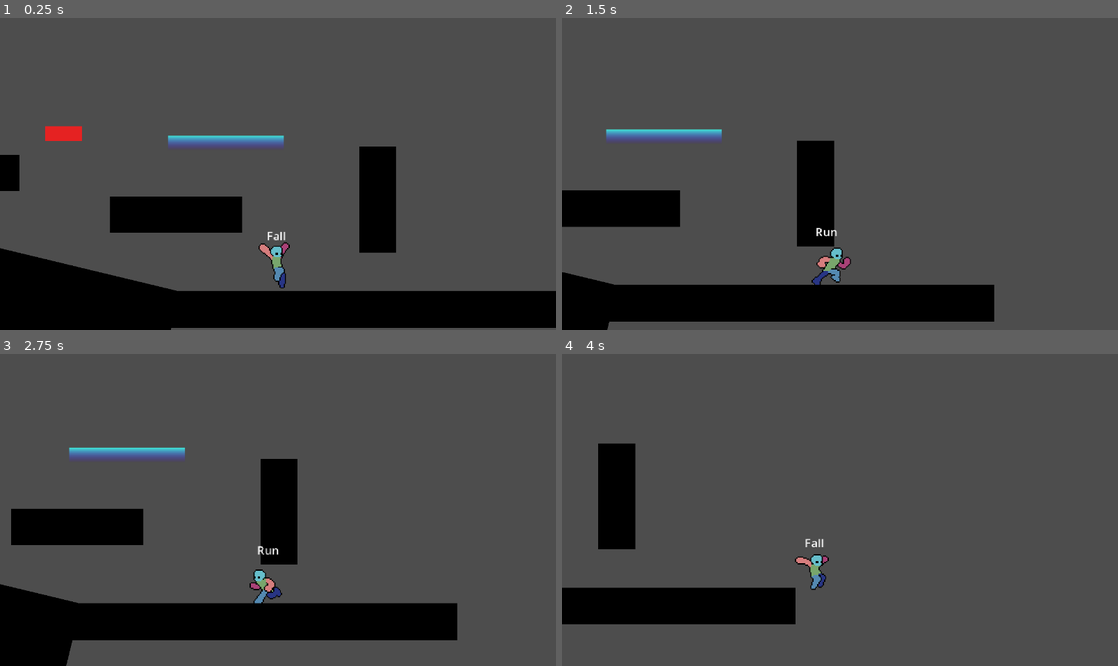
Above: before the commit, frames 1-4 (two rows, left to right).
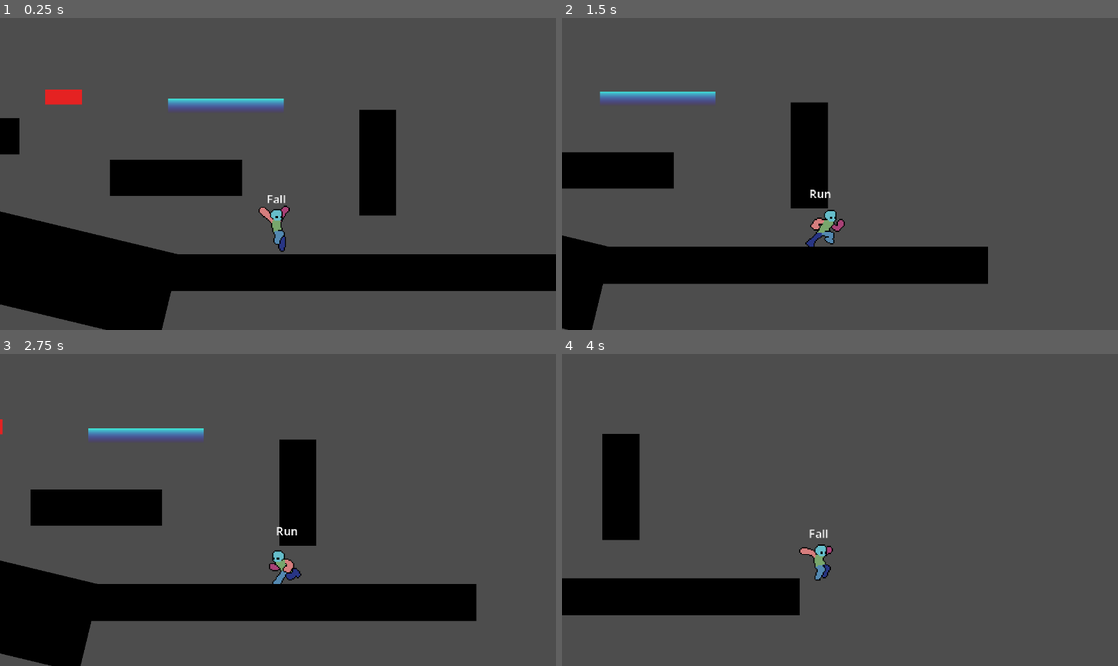
Above: after the commit, the same moments.

Repository: TianJunShi1/harry-forge
Game: Godot game, scene res://playground.tscn
Two runs of this game, one before a commit and one after it. Both use one fixed random seed, a clock stepped at 60 frames per second and the inputs below.
Inputs:
- Up to frame 1 (0.25 s): no input
- Up to frame 2 (1.5 s): hold Space (jump) 0.53-1.28 s; hold D (right) from 0.53 s (still down); tap Shift (run) at 1.35 s
- Up to frame 3 (2.75 s): tap Space (jump) at 1.52, 1.55, 1.82 s; release D (right) at 2.03 s; hold A (left) from 2.03 s (still down); hold Space (jump) from 2.03 s (still down)
- Up to frame 4 (4 s): release A (left) at 2.78 s; release Space (jump) at 2.78 s; hold D (right) from 2.78 s (still down); tap Shift (run) at 2.85 s; tap Space (jump) at 3.02, 3.05, 3.32 s; hold Space (jump) from 3.53 s (still down)

The runs differ from the first frame. In frame 1, 32% of the frame differs, in the area x 0-100%, y 22-100%; in frame 2, 26%; in frame 3, 18%; in frame 4, 4.2%.

Commit message:
#4月23日 摄像机优化 testblock上传

Diff:
--- /dev/null
+++ b/Level/00_chapter1/01.tscn
@@ -0,0 +1,8 @@
+[gd_scene format=3 uid="uid://n23ibv17xmuk"]
+
+[ext_resource type="TileSet" uid="uid://ttxdyeaie8lc" path="res://Level/tileset/Test_Block.tres" id="1_qyxhl"]
+
+[node name="01" type="Node2D" unique_id=159589538]
+
+[node name="TileMapLayer" type="TileMapLayer" parent="." unique_id=683939103]
+tile_set = ExtResource("1_qyxhl")
--- /dev/null
+++ b/Level/tileset/Test_Block.tres
@@ -0,0 +1,15 @@
+[gd_resource type="TileSet" format=3 uid="uid://ttxdyeaie8lc"]
+
+[ext_resource type="Texture2D" uid="uid://lubmt3dg0p6s" path="res://Level/tileset/sprites/testblock.png" id="1_76f8w"]
+
+[sub_resource type="TileSetAtlasSource" id="TileSetAtlasSource_5doca"]
+texture = ExtResource("1_76f8w")
+texture_region_size = Vector2i(32, 32)
+0:0/0 = 0
+1:0/0 = 0
+0:1/0 = 0
+1:1/0 = 0
+
+[resource]
+tile_size = Vector2i(32, 32)
+sources/1 = SubResource("TileSetAtlasSource_5doca")
--- a/Player/Scripts/player.gd
+++ b/Player/Scripts/player.gd
@@ -4,51 +4,78 @@
 var current_state : Playerstate
 var previous_state : Playerstate
 var all_states : Array[Playerstate] = []
-@export var initial_state : Playerstate  # 【修改】明确指定初始状态，不再依赖节点顺序
+@export var initial_state : Playerstate  # 明确指定初始状态，不再依赖节点顺序
 #endregion
 
 #region /// 🏃 Standard Variables (基础移动与输入)
 var direction : Vector2 = Vector2.ZERO
-const INPUT_DEADZONE : float = 0.1  # 【新增】统一输入死区阈值，防止手柄漂移
-
-# --- 共享移动参数（供各状态读取，避免重复定义）---
-var air_speed : float = 160.0      # 【新增】空中水平速度，统一供 Jump/Fall 使用
-var jump_velocity : float = -380.0 # 【新增】跳跃初速度，统一供 Jump 及未来二段跳等状态使用
-
-# --- 重力与手感调整参数 ---
+const INPUT_DEADZONE : float = 0.1  # 统一输入死区阈值，防止手柄漂移
+
+# 共享移动参数（供各状态读取，避免重复定义）
+var air_speed : float = 160.0       # 空中水平速度，统一供 Jump/Fall 使用
+var jump_velocity : float = -380.0  # 跳跃初速度，统一供 Jump 及未来二段跳等状态使用
+
+# 重力与手感调整参数
 var gravity : float = 900.0
-var fall_gravity_multiplier : float = 1.8 # 下落时的重力倍数（放大重力加速坠落）
-var max_fall_speed : float = 600.0        # 最大下落速度（防止穿透平台）
-
-# --- 土狼时间 ---
-# 在地面时持续重置计时器，离地后自然倒数，Fall 状态直接检查剩余时间
-var coyote_timer : float = 0.0        # 土狼时间倒计时，大于 0 表示仍在土狼时间窗口内
-var coyote_duration : float = 0.15    # 土狼时间窗口长度（秒）
+var fall_gravity_multiplier : float = 1.8  # 下落时的重力倍数（放大重力加速坠落）
+var max_fall_speed : float = 600.0         # 最大下落速度（防止穿透平台）
+
+# 土狼时间（在地面时持续重置计时器，离地后自然倒数）
+var coyote_timer : float = 0.0      # 土狼时间倒计时，大于 0 表示仍在土狼时间窗口内
+var coyote_duration : float = 0.15  # 土狼时间窗口长度（秒）
 #endregion
 
 #region /// 🎨 Animation Variables (动画节点，统一由 Player 持有)
-@onready var anim : AnimatedSprite2D = $AnimatedSprite2D  # 【新增】统一动画引用，各状态通过 player.anim 访问
+@onready var anim : AnimatedSprite2D = $AnimatedSprite2D  # 各状态通过 player.anim 访问
 #endregion
 
-#region /// 🎬 Camera Variables (摄影机预视系统)
-@export_group("Camera Look Ahead")
-@export var look_ahead_distance_x: float = 50.0      # 水平看多远
-@export var horizontal_deadzone_speed: float = 90.0   # 水平死区阈值（速度大于此值才允许镜头掉头）
-@export var horizontal_return_speed: float = 2.0      # 【新增】停下后镜头回中的速度（越小越慢）
-@export var manual_look_up: float = -20.0             # 手动抬头时的独立偏移量（负数向上）
-@export var manual_look_down: float = 20.0            # 手动低头时的独立偏移量（正数向下）
-@export var camera_smooth_speed: float = 1.0          # 镜头整体跟随速度（lerp 权重基数）
-@export var vertical_smooth_speed: float = 3.0        # 垂直方向单独平滑速度，减缓跳跃时上下浮动
-@export var vertical_deadzone: float = 40.0           # 【新增】垂直软区大小（像素）。角色在此范围内时镜头不追
-@export var vertical_look_delay: float = 0.3          # 按住多久才开始抬头/低头
+#region /// 🎬 Camera Variables (摄影机系统)
+# 注意：
+# 这份脚本已经完整接管镜头平滑，
+# 请确保 Camera2D 自带的 position_smoothing_enabled 是关闭的。
+
+@export_group("Camera / Horizontal")
+@export var look_ahead_distance_x: float = 20.0       # 水平前视距离（更柔和）
+@export var horizontal_deadzone_speed: float = 110.0  # 速度超过此值才触发方向记忆
+@export var horizontal_turn_speed: float = 3.0        # 转向时前视切换速度（越大越快）
+@export var horizontal_return_speed: float = 0.9      # 停下后回中速度（越小越慢）
+@export var camera_follow_speed_x: float = 4.0        # 水平摄影机整体跟随速度
+
+@export_group("Camera / Vertical")
+@export var vertical_deadzone_up: float = 5.0        # 向上软区大小（小跳更不容易触发）
+@export var vertical_deadzone_down: float = 5.0      # 向下软区大小（略大一点，更容易看到脚下）
+@export var grounded_recenter_speed: float = 1.0      # 落地后锚点归位速度（更柔和，不会明显被拉回）
+@export var camera_follow_speed_y: float = 3.0        # 垂直摄影机整体跟随速度
+@export var max_vertical_auto_offset: float = 52.0    # 自动垂直偏移的最大值（防止大落差时镜头飞太远）
+
+@export_group("Camera / Manual Look")
+@export var manual_look_up: float = -14.0             # 手动抬头偏移量（负数向上）
+@export var manual_look_down: float = 16.0            # 手动低头偏移量（正数向下）
+@export var vertical_look_delay: float = 0.30         # 按住多久才触发手动抬头/低头（秒）
+
+@export_group("Camera / Air & Fall Assist")
+@export var grounded_return_delay: float = 0.12       # 落地后延迟多久才允许水平回中
+@export var fall_look_speed_threshold: float = 220.0  # 明显下落时才额外往下看
+@export var fall_look_max_offset: float = 26.0        # 高速下落时额外往下看的最大距离
+@export var fall_look_blend_speed: float = 4.5        # 下落额外下看的进入/退出速度
 
 @onready var camera_target: Marker2D = $CameraTarget
+
 var base_camera_position: Vector2       # 记录编辑器里 Marker2D 的初始位置
-var _last_facing_x: float = 0.0        # 【修改】初始值改为 0，停止时回中而非默认偏右
-var _facing_x_target: float = 0.0     # 【新增】水平朝向的目标值，用 lerp 平滑过渡而非瞬切
-var _vertical_look_timer: float = 0.0  # 垂直预视的蓄力计时器
-var _current_vertical_offset: float = 0.0  # 当前垂直偏移的平滑中间值
-var _camera_anchor_y: float = 0.0     # 【新增】垂直软区的锚点，只有超出软区才更新
+
+# 水平方向状态
+var _look_ahead_sign: float = 0.0       # 当前水平前视的平滑值（-1 到 1）
+var _facing_x_target: float = 0.0       # 水平前视的目标值
+var _grounded_return_timer: float = 0.0 # 地面停留多久后才允许水平回中
+
+# 垂直方向状态
+var _vertical_look_timer: float = 0.0   # 手动上下看的蓄力计时器
+var _camera_anchor_world_y: float = 0.0 # 垂直软区锚点（世界坐标）
+var _fall_look_offset: float = 0.0      # 当前“额外下看”偏移
+
+# 最终叠加到 CameraTarget 本地位置上的平滑偏移
+var _camera_offset_x: float = 0.0
+var _camera_offset_y: float = 0.0
 #endregion
 
 @onready var states_node: Node = $states
@@ -59,8 +86,8 @@
 	if camera_target:
 		base_camera_position = camera_target.position
 
-	# 锚点用世界坐标初始化，和后续 player_y 保持同一坐标系
-	_camera_anchor_y = global_position.y
+	# 垂直软区锚点使用世界坐标初始化
+	_camera_anchor_world_y = global_position.y
 
 	initialize_states()
 
@@ -69,15 +96,13 @@
 		change_state(current_state.handle_input(event))
 
 func _physics_process(delta: float) -> void:
-	# 【修改】update_direction 移到物理帧开头，保证本帧输入和物理逻辑同步
+	# update_direction 在物理帧开头，保证本帧输入和物理逻辑同步
 	update_direction()
 
-	# 【核心修改区：不对称重力】
-	if velocity.y > 0:
-		# 正在下落
+	# 不对称重力：下落比上升更快，增强平台游戏手感
+	if velocity.y > 0.0:
 		velocity.y += gravity * fall_gravity_multiplier * delta
 	else:
-		# 正在上升
 		velocity.y += gravity * delta
 
 	# 限制终端速度
@@ -89,29 +114,26 @@
 
 	move_and_slide()
 
-	# 【修改】move_and_slide 之后更新土狼计时器
+	# 土狼时间：在地面时持续重置，离地后倒数
 	if is_on_floor():
-		# 在地面时持续重置，保证土狼时间窗口从"离地那一刻"才开始倒数
 		coyote_timer = coyote_duration
 	else:
-		# 离地后倒数，归零后土狼时间失效
 		coyote_timer = max(coyote_timer - delta, 0.0)
 
-	# 🎬 在物理移动完成后，更新摄影机逻辑
-	_update_vertical_look_timer(delta) # 处理按住按键的计时逻辑
-	_update_camera_look_ahead(delta)
+	_update_vertical_look_timer(delta)
+	_update_camera(delta)
 
 func _process(delta: float) -> void:
-	# 【修改】update_direction 已移到 _physics_process，这里只保留渲染帧状态更新
 	if current_state:
 		change_state(current_state.process(delta))
 
 # ==========================================
-# 🎬 摄影机计时核心逻辑
+# 🎬 摄影机核心逻辑
 # ==========================================
 func _update_vertical_look_timer(delta: float) -> void:
-	# 只有在地面且没有产生较大水平移动时，才允许蓄力看上下
-	if is_on_floor() and abs(velocity.x) < 10.0:
+	# 只有在地面、几乎静止时，才允许蓄力手动抬头/低头
+	# 这样跑动和跳跃过程中不会误触发上下看
+	if is_on_floor() and abs(velocity.x) < 10.0 and abs(velocity.y) < 5.0:
 		if abs(direction.y) > 0.5:
 			_vertical_look_timer += delta
 		else:
@@ -119,76 +141,110 @@
 	else:
 		_vertical_look_timer = 0.0
 
-# ==========================================
-# 🎬 摄影机预视核心逻辑
-# ==========================================
-func _update_camera_look_ahead(delta: float) -> void:
+func _update_camera(delta: float) -> void:
 	if not camera_target:
 		return
 
-	# 以记录的基准位置为起点
-	var target_offset = base_camera_position
-
-	# -----------------------------------------------
-	# 1. 水平预视（带死区、朝向记忆、停下回中）
-	# -----------------------------------------------
-	# 【逻辑说明】
-	# 原来：速度超阈值就记录朝向，然后永远保持那个方向的偏置
-	# 现在：速度超阈值时，把"目标朝向"设为当前方向（1或-1）
-	#       速度低于阈值时，目标朝向归零（回中）
-	#       用 lerp 平滑过渡，避免镜头瞬间切换
-	# 为什么这样做：停下来时镜头慢慢回中，给玩家更自然的构图感
-	# 追逐场景里一直跑，目标朝向始终是运动方向，前视效果完整保留
+	var player_y := global_position.y
+
+	# -----------------------------
+	# 1. 水平前视（带死区、空中保持、落地延迟回中）
+	# -----------------------------
+	# 目标：
+	# 1) 跑动时正常保留前视
+	# 2) 跳起和空中阶段不要突然回中
+	# 3) 落地后也不要立刻回中，避免“镜头从前方回拉”的感觉
 	if abs(velocity.x) > horizontal_deadzone_speed:
+		# 速度足够大，正常记录当前朝向
 		_facing_x_target = sign(velocity.x)
-	else:
-		# 速度低于阈值，目标回中（0 = 居中，不偏任何一侧）
-		_facing_x_target = 0.0
-
-	# 用 lerp 平滑过渡朝向值，避免镜头"啪"地跳到另一侧
-	var t_facing := minf(horizontal_return_speed * delta, 1.0)
-	_last_facing_x = lerp(_last_facing_x, _facing_x_target, t_facing)
-	target_offset.x += _last_facing_x * look_ahead_distance_x
-
-	# -----------------------------------------------
+		_grounded_return_timer = 0.0
+	elif not is_on_floor():
+		# 空中时：保留最后一次有效朝向，不回中
+		_grounded_return_timer = 0.0
+	else:
+		# 在地面且速度不够高时，不是立刻回中，而是先计时
+		_grounded_return_timer += delta
+
+		# 只有真的在地面上停了一小会儿，才开始回中
+		if _grounded_return_timer >= grounded_return_delay:
+			_facing_x_target = 0.0
+
+	# 转向和回中的速度不同，能减少“镜头被拽回来”的感觉
+	var facing_speed := horizontal_turn_speed if _facing_x_target != 0.0 else horizontal_return_speed
+	_look_ahead_sign = _smooth_value(_look_ahead_sign, _facing_x_target, facing_speed, delta)
+
+	var target_horizontal_offset := _look_ahead_sign * look_ahead_distance_x
+
+	# -----------------------------
 	# 2. 垂直软区（Soft Zone）
-	# -----------------------------------------------
-	# 【修正】统一使用世界坐标
-	# player_y 和 _camera_anchor_y 都是世界坐标，差值 vertical_drift 就是像素偏移
-	# 可以安全叠加到 target_offset.y 上，坐标系完全一致
-	var player_y := global_position.y
-
-	if player_y < _camera_anchor_y - vertical_deadzone:
-		# 角色跑到软区上方，锚点跟上去
-		_camera_anchor_y = player_y + vertical_deadzone
-	elif player_y > _camera_anchor_y + vertical_deadzone:
-		# 角色跑到软区下方，锚点跟下去
-		_camera_anchor_y = player_y - vertical_deadzone
-
-	# drift = 角色当前位置超出锚点的量，软区内时为 0，超出时等于超出的像素数
-	var vertical_drift := player_y - _camera_anchor_y
-
-	# 3. 手动抬头/低头（在软区基础上叠加，保持现有功能）
-	var target_vertical_offset: float = vertical_drift
+	# -----------------------------
+	# 空中：只有超出软区才移动锚点，小跳时镜头几乎不动
+	# 地面：锚点缓慢归位到角色当前高度，解决跳上高台后角色长期偏下的问题
+	# 上下软区大小独立设置，因为向上跳和向下落的需求不同
 	if is_on_floor():
-		if _vertical_look_timer >= vertical_look_delay:
-			if direction.y < -0.5:
-				target_vertical_offset += manual_look_up
-			elif direction.y > 0.5:
-				target_vertical_offset += manual_look_down
-
-	# 4. 垂直方向平滑插值，避免锚点跳动时镜头硬切
-	var t_vertical := minf(vertical_smooth_speed * delta, 1.0)
-	_current_vertical_offset = lerp(_current_vertical_offset, target_vertical_offset, t_vertical)
-	target_offset.y += _current_vertical_offset
-
-	# 5. 避免目标没有变化时产生无意义的计算
-	if camera_target.position.is_equal_approx(target_offset):
-		return
-
-	# 6. 整体平滑跟随
-	var t := minf(camera_smooth_speed * delta, 1.0)
-	camera_target.position = camera_target.position.lerp(target_offset, t)
+		_camera_anchor_world_y = _smooth_value(
+			_camera_anchor_world_y,
+			player_y,
+			grounded_recenter_speed,
+			delta
+		)
+	else:
+		if player_y < _camera_anchor_world_y - vertical_deadzone_up:
+			_camera_anchor_world_y = player_y + vertical_deadzone_up
+		elif player_y > _camera_anchor_world_y + vertical_deadzone_down:
+			_camera_anchor_world_y = player_y - vertical_deadzone_down
+
+	# 自动垂直偏移，限制最大值，避免镜头在大落差时飞太远
+	var auto_vertical_offset := clampf(
+		player_y - _camera_anchor_world_y,
+		-max_vertical_auto_offset,
+		max_vertical_auto_offset
+	)
+
+	# -----------------------------
+	# 3. 手动抬头/低头
+	# -----------------------------
+	var manual_vertical_offset := 0.0
+	if is_on_floor() and _vertical_look_timer >= vertical_look_delay:
+		if direction.y < -0.5:
+			manual_vertical_offset = manual_look_up
+		elif direction.y > 0.5:
+			manual_vertical_offset = manual_look_down
+
+	# -----------------------------
+	# 3.5 明显下落时，额外给下方视野
+	# -----------------------------
+	# 平时不影响地面和普通小跳；
+	# 只有明显下落时，镜头才额外往下看，让玩家更早看到脚下。
+	var target_fall_look := 0.0
+	if not is_on_floor() and velocity.y > fall_look_speed_threshold:
+		var fall_ratio := inverse_lerp(fall_look_speed_threshold, max_fall_speed, velocity.y)
+		target_fall_look = lerpf(0.0, fall_look_max_offset, fall_ratio)
+
+	# 额外下看也做平滑，避免突然一下子往下冲
+	_fall_look_offset = _smooth_value(_fall_look_offset, target_fall_look, fall_look_blend_speed, delta)
+
+	var target_vertical_offset := auto_vertical_offset + manual_vertical_offset + _fall_look_offset
+
+	# -----------------------------
+	# 4. 水平 / 垂直分轴平滑（重点）
+	# -----------------------------
+	# 用分轴平滑代替“整个 camera_target 一起 lerp”，
+	# 可以明显减少之前那种“又慢又黏、还有点剧烈”的感觉。
+	_camera_offset_x = _smooth_value(_camera_offset_x, target_horizontal_offset, camera_follow_speed_x, delta)
+	_camera_offset_y = _smooth_value(_camera_offset_y, target_vertical_offset, camera_follow_speed_y, delta)
+
+	camera_target.position = base_camera_position + Vector2(_camera_offset_x, _camera_offset_y)
+
+func _smooth_value(current: float, target: float, speed: float, delta: float) -> float:
+	# 帧率无关的指数平滑核心函数
+	# 比普通 lerp(current, target, speed * delta) 更稳定，
+	# 不容易因为帧率波动导致手感变化。
+	if speed <= 0.0:
+		return target
+
+	var weight := 1.0 - exp(-speed * delta)
+	return lerpf(current, target, weight)
 
 # ==========================================
 # ⚙️ 状态机与辅助逻辑
@@ -206,9 +262,6 @@
 		push_warning("Player 找不到任何状态！请检查 $states 节点。")
 		return
 
-	# 【修改】改为读取 initial_state 显式指定的初始状态
-	# 请在编辑器 Inspector 里把 Initial State 指定为 %Idle
-	# 不再依赖子节点顺序，避免拖动节点后初始状态静默改变
 	if initial_state:
 		change_state(initial_state)
 	else:
@@ -233,7 +286,7 @@
 	var x_axis := Input.get_axis("left", "right")
 	var y_axis := Input.get_axis("up", "down")
 
-	# 【修改】应用死区裁切，防止手柄摇杆漂移导致意外输入
+	# 应用死区裁切，防止手柄摇杆漂移导致意外输入
 	if abs(x_axis) < INPUT_DEADZONE:
 		x_axis = 0.0
 	if abs(y_axis) < INPUT_DEADZONE:
@@ -242,19 +295,17 @@
 	direction = Vector2(x_axis, y_axis)
 
 # ==========================================
-# 🎨 动画辅助逻辑
+# 🎨 动画与输入辅助
 # ==========================================
 func update_facing() -> void:
-	# 【新增】统一朝向翻转逻辑，各状态调用 player.update_facing() 即可
-	# 不再在每个状态里重复写 anim.flip_h 判断
-	if direction.x < 0:
+	# 统一朝向翻转逻辑，各状态调用 player.update_facing() 即可
+	if direction.x < 0.0:
 		anim.flip_h = true
-	elif direction.x > 0:
+	elif direction.x > 0.0:
 		anim.flip_h = false
 
 func has_horizontal_input() -> bool:
-	# 【新增】封装水平输入判断，状态脚本不需要直接接触 INPUT_DEADZONE 常量
-	# 以后调整死区只改这一处即可
+	# 封装水平输入判断，状态脚本不需要直接接触 INPUT_DEADZONE 常量
 	return abs(direction.x) >= INPUT_DEADZONE
 
 func apply_bounce(force: float) -> void:
--- a/Player/player.tscn
+++ b/Player/player.tscn
@@ -413,4 +413,5 @@
 position = Vector2(0, -100)
 
 [node name="Camera2D" type="Camera2D" parent="CameraTarget" unique_id=31391260]
+position = Vector2(0, 30)
 position_smoothing_speed = 12.0
--- a/project.godot
+++ b/project.godot
@@ -27,6 +27,7 @@
 
 folder_colors={
 "res://Interactable/": "orange",
+"res://Level/": "teal",
 "res://Player/": "red",
 "res://icon/": "gray"
 }
Binary file added: Level/tileset/sprites/forgotten_forest_example_tileset.png
Not shown, added: Level/tileset/sprites/forgotten_forest_example_tileset.png.import
Binary file added: Level/tileset/sprites/testblock.png
Not shown, added: Level/tileset/sprites/testblock.png.import
